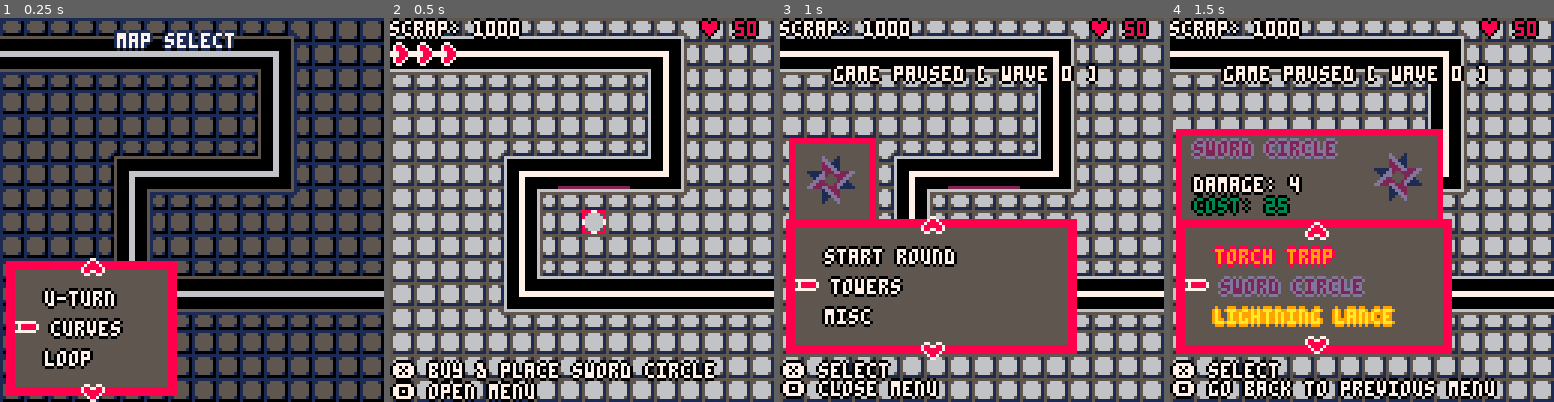
Above: before the commit, frames 1-4 (left to right).
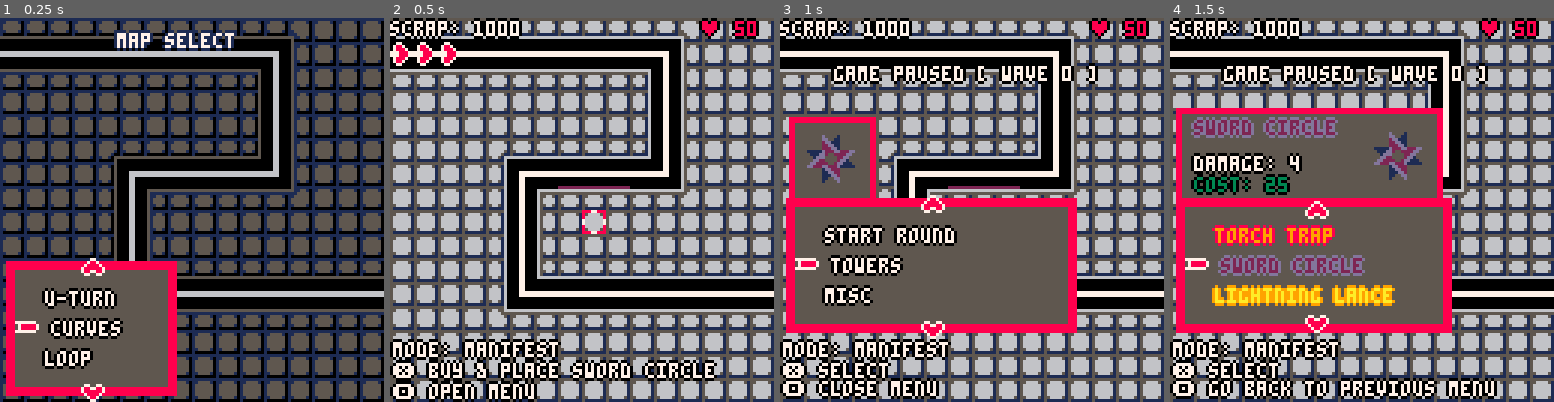
Above: after the commit, the same moments.

Repository: profilename14/TowerDefense
Game: PICO-8 cartridge tower_defense.p8
Two runs of this game, one before a commit and one after it. Both use one fixed random seed, a clock stepped at 60 frames per second and the inputs below.
Inputs:
- Up to frame 1 (0.25 s): no input
- Up to frame 2 (0.5 s): tap X (X key) at 0.33 s
- Up to frame 3 (1 s): tap O (Z key) at 0.7 s
- Up to frame 4 (1.5 s): tap X (X key) at 1.07 s

Frame 1 is identical in both runs. In frame 2, 1.9% of the frame differs, in the area x 0-45%, y 83-90%; in frame 3, 18%; in frame 4, 27%, in the area x 0-74%, y 23-90%.

Commit message:
adjusted menu to have manifest as a toggle

Diff:
--- a/src/data.lua
+++ b/src/data.lua
@@ -8,7 +8,7 @@
   menu_data = {
     {
       "main", nil,
-      5, 70,
+      5, 63,
       {
         {text = "towers", color = {7, 0}, callback = swap_menu_context, args = {"towers"}},
         {text = "misc", color = {7, 0}, callback = swap_menu_context, args = {"misc"}},
@@ -22,10 +22,10 @@
       display_tower_rotation,
       5, 8, 7, 3
     },
-    { "towers", "main", 5, 70, get_tower_data_for_menu(), display_tower_info, 5, 8, 7, 3 },
+    { "towers", "main", 5, 63, get_tower_data_for_menu(), display_tower_info, 5, 8, 7, 3 },
     {
       "misc", "main",
-      5, 70,
+      5, 63,
       {
         {text = "map select", color = {7, 0},
           callback = function()
@@ -34,18 +34,10 @@
             map_menu_enable = true
           end
         },
-        {text = "manifest mode", color = {7, 0},
+        {
+          text="toggle mode", color={7, 0},
           callback = function()
-            manifest_mode = true
-            get_active_menu().enable = false
-            shop_enable = false
-          end
-        },
-        {text = "selling mode", color = {7, 0},
-          callback = function()
-            manifest_mode = false
-            get_active_menu().enable = false
-            shop_enable = false
+            manifest_mode = not manifest_mode
           end
         }
       },
--- a/src/draw_calls.lua
+++ b/src/draw_calls.lua
@@ -26,6 +26,8 @@
   -- UI
   print_with_outline("scrap: "..coins, 0, 1, 7, 0)
   print_with_outline("♥ "..player_health, 103, 1, 8, 0)
+  local mode = manifest_mode and "manifest" or "sell"
+  print_with_outline("mode: "..mode, 1, 108, 7, 0)
   if shop_enable and get_active_menu() then
     print_with_outline("game paused [ wave "..(wave_round+freeplay_rounds).." ]", 18, 16, 7, 0)
     if get_active_menu().prev then
--- a/src/tower.lua
+++ b/src/tower.lua
@@ -155,18 +155,14 @@
 end
 
 function unmanifest_tower()
+  manifested_tower_ref.being_manifested = false
+  if manifested_tower_ref.type == "tack" then
+    lock_cursor = false
+    local tower_details = global_table_data.tower_templates[1]
+    manifested_tower_ref.attack_delay = tower_details.attack_delay
+    manifested_tower_ref.dmg = tower_details.damage
+  end
   manifested_tower_ref = nil
-  for tower in all(towers) do
-    if tower.being_manifested then
-      tower.being_manifested = false
-    end
-    if tower.type == "tack" then
-      lock_cursor = false
-      local tower_details = global_table_data.tower_templates[1]
-      tower.attack_delay = tower_details.attack_delay
-      tower.dmg = tower_details.damage
-    end
-  end
 end
 
 function place_tower(position)
--- a/tower_defense.p8
+++ b/tower_defense.p8
@@ -132,7 +132,7 @@
   menu_data = {
     {
       "main", nil,
-      5, 70,
+      5, 63,
       {
         {text = "towers", color = {7, 0}, callback = swap_menu_context, args = {"towers"}},
         {text = "misc", color = {7, 0}, callback = swap_menu_context, args = {"misc"}},
@@ -146,10 +146,10 @@
       display_tower_rotation,
       5, 8, 7, 3
     },
-    { "towers", "main", 5, 70, get_tower_data_for_menu(), display_tower_info, 5, 8, 7, 3 },
+    { "towers", "main", 5, 63, get_tower_data_for_menu(), display_tower_info, 5, 8, 7, 3 },
     {
       "misc", "main",
-      5, 70,
+      5, 63,
       {
         {text = "map select", color = {7, 0},
           callback = function()
@@ -158,18 +158,10 @@
             map_menu_enable = true
           end
         },
-        {text = "manifest mode", color = {7, 0},
+        {
+          text="toggle mode", color={7, 0},
           callback = function()
-            manifest_mode = true
-            get_active_menu().enable = false
-            shop_enable = false
-          end
-        },
-        {text = "selling mode", color = {7, 0},
-          callback = function()
-            manifest_mode = false
-            get_active_menu().enable = false
-            shop_enable = false
+            manifest_mode = not manifest_mode
           end
         }
       },
@@ -487,18 +479,14 @@
   end
 end
 function unmanifest_tower()
+  manifested_tower_ref.being_manifested = false
+  if manifested_tower_ref.type == "tack" then
+    lock_cursor = false
+    local tower_details = global_table_data.tower_templates[1]
+    manifested_tower_ref.attack_delay = tower_details.attack_delay
+    manifested_tower_ref.dmg = tower_details.damage
+  end
   manifested_tower_ref = nil
-  for tower in all(towers) do
-    if tower.being_manifested then
-      tower.being_manifested = false
-    end
-    if tower.type == "tack" then
-      lock_cursor = false
-      local tower_details = global_table_data.tower_templates[1]
-      tower.attack_delay = tower_details.attack_delay
-      tower.dmg = tower_details.damage
-    end
-  end
 end
 function place_tower(position)
   if (grid[position.y][position.x] == "tower") return false
@@ -875,6 +863,8 @@
   end
   print_with_outline("scrap: "..coins, 0, 1, 7, 0)
   print_with_outline("♥ "..player_health, 103, 1, 8, 0)
+  local mode = manifest_mode and "manifest" or "sell"
+  print_with_outline("mode: "..mode, 1, 108, 7, 0)
   if shop_enable and get_active_menu() then
     print_with_outline("game paused [ wave "..(wave_round+freeplay_rounds).." ]", 18, 16, 7, 0)
     if get_active_menu().prev then
